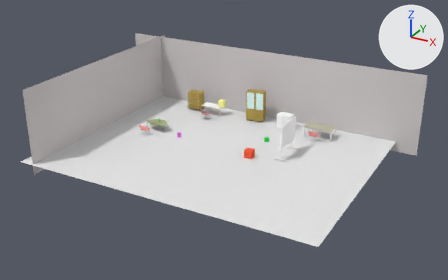
One commit to the Blender file data/morse/components/scenes/indoors-1/indoor_scene-2.0.blend: the scene before it, then after it.
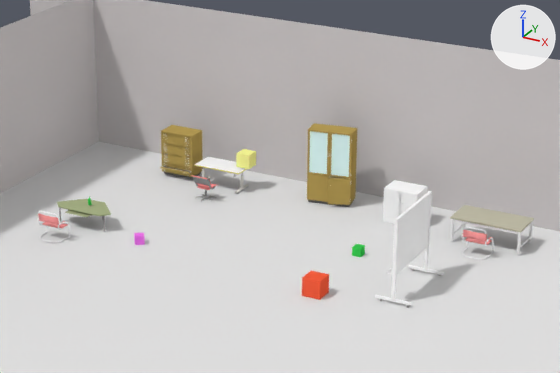
Old and new are each drawn whole from a 50 mm lens placed at (36.0, -63.5, 33.5), pointed at (1.2, -0.1, 1.8) and again close up on the part from 28% to 77% of the width and 14% to 67% of the height. The lights are fixed; the arrows at upper right show +X, +Y and +Z.

Objects in the first close-up: 'Desk_1', 'Desk_2', 'Desk_3', 'Ground', 'Plane', 'Plane.001', 'RedBox', 'Shelf_1', 'Shelf_2', 'Shelf_3', 'whiteboard'.
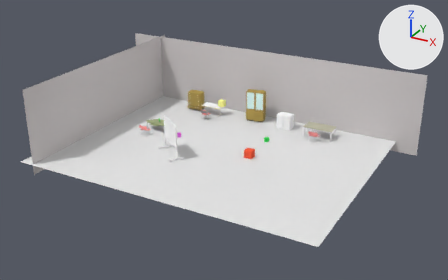
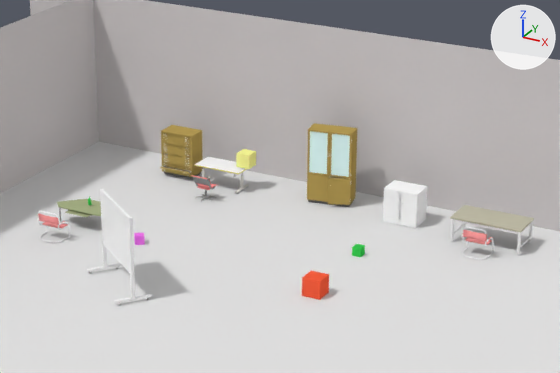
Boxes [x1, y1, x2, y2] around the edits, measured in the close-ups (560 x 373 px):
'whiteboard', moved, turned: before [375, 191, 444, 308]; after [87, 189, 152, 306]

The change, as a diff of the scene's bpy script:
```diff
--- a/data/morse/components/scenes/indoors-1/indoor_scene-2.0.blend.py
+++ b/data/morse/components/scenes/indoors-1/indoor_scene-2.0.blend.py
@@ ob_whiteboard @@
 ob_whiteboard = bpy.data.objects.new('whiteboard', me_circle_005)
-ob_whiteboard.location = (8.48, 3.27, 2.27)
-ob_whiteboard.rotation_euler = (0.0, 0.0, -1.571)  # degrees (0, 0, -90)
+ob_whiteboard.location = (-4.56, -3.67, 2.27)
+ob_whiteboard.rotation_euler = (0.0, 0.0, -3.783)  # degrees (0, 0, -217)
 ob_whiteboard.scale = (0.0529, 0.0529, 0.0529)
```
